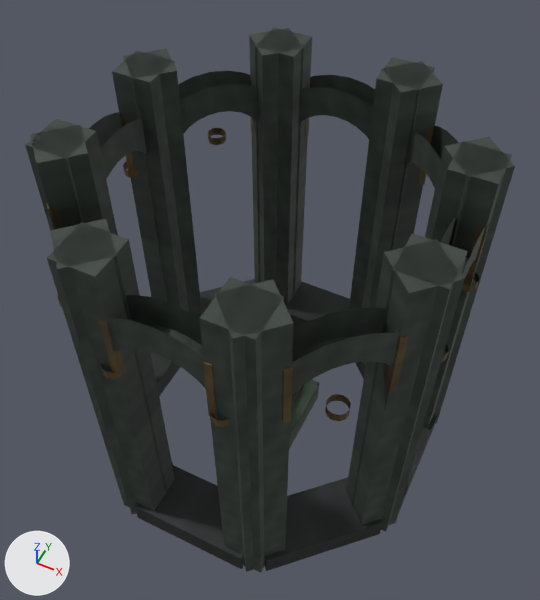
The glTF model app/src/main/assets/dungeon_environment.gltf as it was, and as the next commit left it.
Before and after are seen from a 50 mm camera at (3.04, -6.01, 7.56) aimed at (0.0, 0.07, -0.04). Lighting does not change. The marker at lower left points along +X, +Y and +Z. The first picture is the older version. Where no turn or scale is listed for an object, it has been applied to the vertices.

The first picture shows 'Centerpiece', 'Decoration 1', 'Decoration 2', 'Decoration 3', 'Decoration 4', 'Decoration 5', 'Structural bay 1', 'Structural bay 2', 'Structural bay 3', 'Structural bay 4', 'Structural bay 5', 'Structural bay 6', 'Structural bay 7', 'Structural bay 8'.
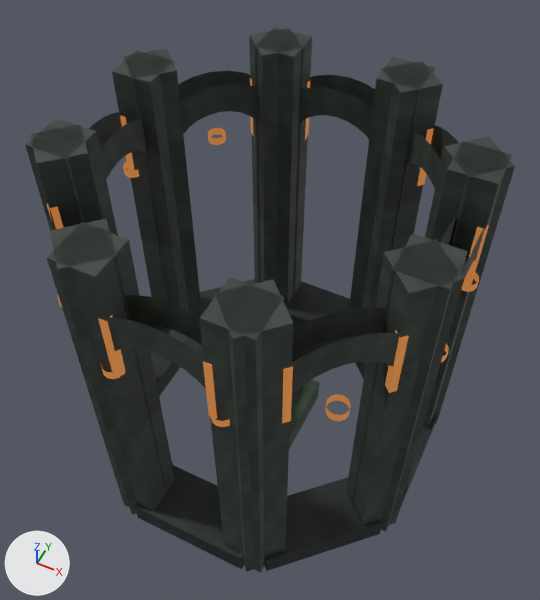
Commit message: assets: authored emissive glTF material accents for dungeon_environment.gltf

What differs and where, as boxes [x1, y1, x2, y2] in the pictures (540 x 600 px):
'Structural bay 6', recoloured, surface changed
    both: [279, 276, 464, 426]
'Structural bay 5', recoloured, surface changed
    both: [57, 292, 233, 430]
'Structural bay 3', recoloured, surface changed
    both: [44, 112, 143, 230]
'Structural bay 8', recoloured, surface changed
    both: [414, 125, 492, 358]
'Structural bay 7', recoloured, surface changed
    both: [440, 221, 490, 366]
'Structural bay 4', recoloured, surface changed (lighter)
    both: [47, 200, 100, 375]
'Decoration 4', recoloured, surface changed
    both: [211, 394, 351, 427]
'Decoration 1', recoloured, surface changed
    both: [208, 128, 307, 145]
'Decoration 5', recoloured, surface changed
    both: [441, 272, 479, 362]
'Decoration 3', recoloured, surface changed
    both: [57, 295, 125, 379]
'Decoration 2', recoloured, surface changed
    both: [123, 161, 139, 178]

Patch to the scene script:
```diff
--- a/app/src/main/assets/dungeon_environment.gltf.py
+++ b/app/src/main/assets/dungeon_environment.gltf.py
@@ mat_highlight @@
 n0 = _N.new('ShaderNodeBsdfPrincipled'); n0.name = 'Principled BSDF'
 n0.inputs[2].default_value = 0.68  # 'Roughness'
+n0.inputs[28].default_value = 1.0  # 'Emission Strength'
+n0.inputs[27].default_value = (0.42, 0.15, 0.035, 1.0)  # 'Emission Color', brown #ad6c35
 n1 = _N.new('ShaderNodeOutputMaterial'); n1.name = 'Material Output'
```
